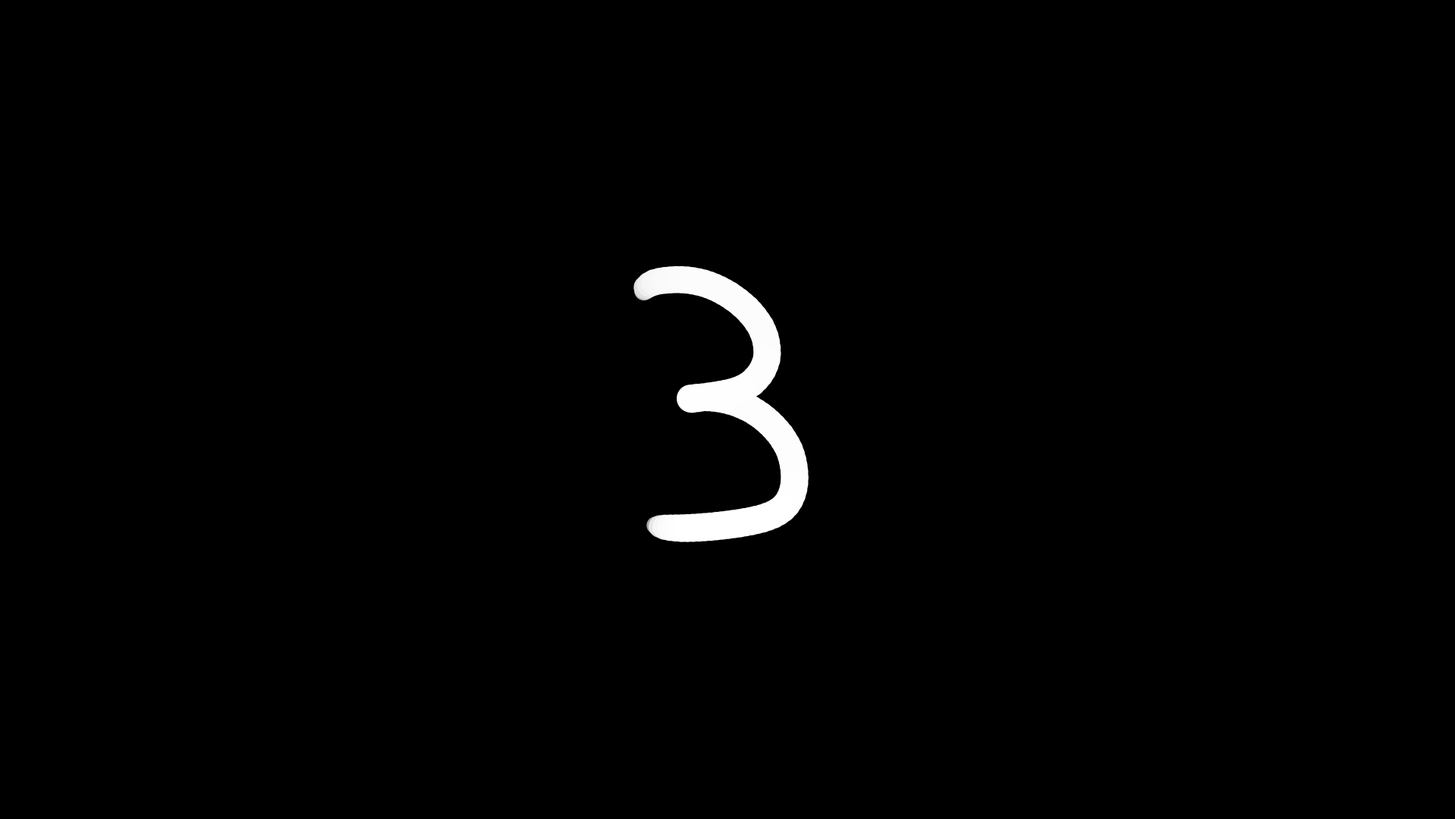
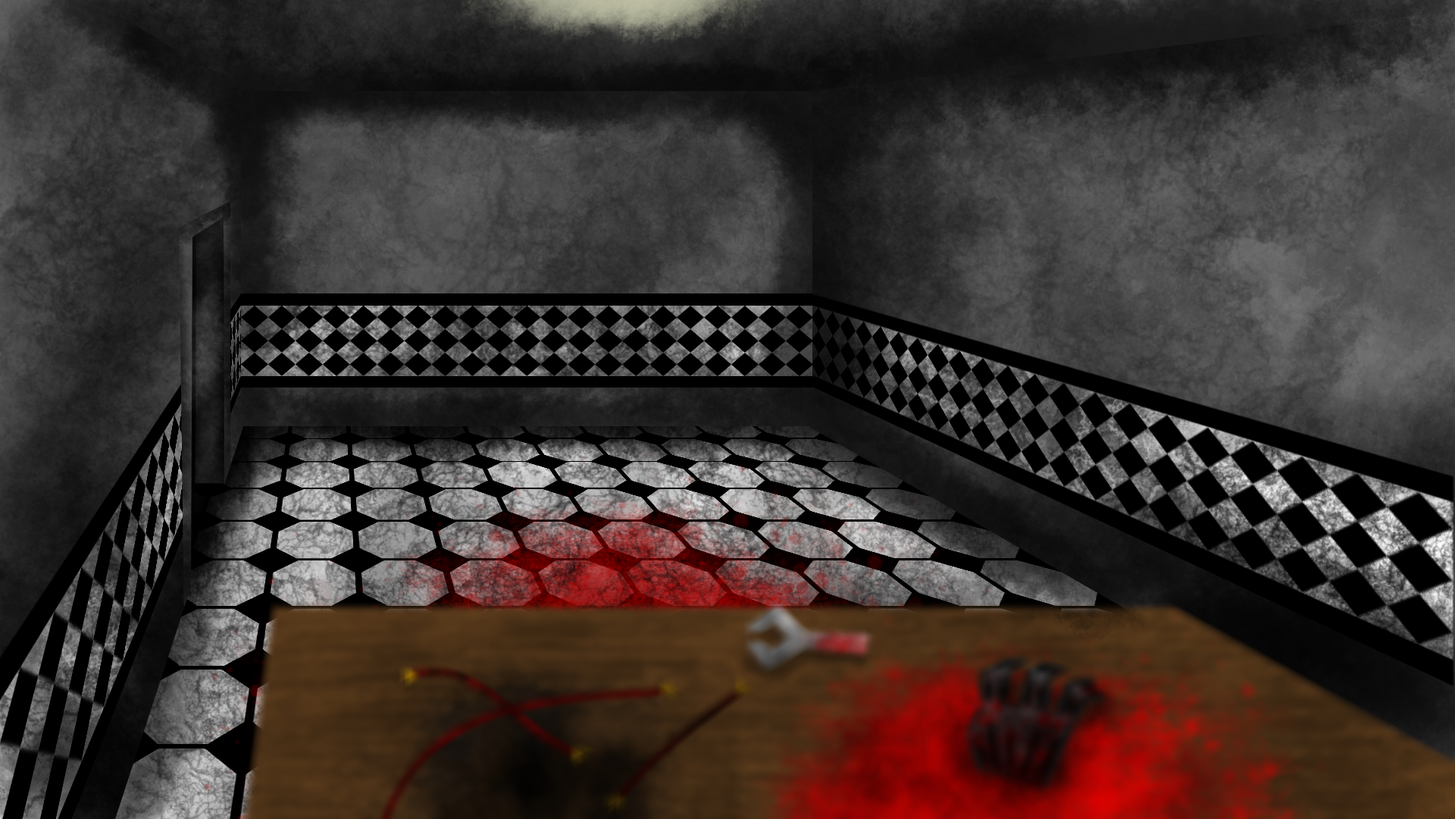
Revision of a layered 1455×819 image; what changed, layer by layer:
added layer "Paint Layer 28" (70%) above "Copy of detalhes Merged" over [0,0,1455,819]
added group "paredeMeio" with 10 layers above "paredeEsqyerda" over [48,0,1068,680]
added group "sujeira" (1st of 3, in "paredeMeio") with 2 layers in group "paredeMeio" over [48,0,1068,680]
added layer "Paint Layer 26" (74%) in group "sujeira" over [48,0,1068,680]
moved "Paint Layer 1" (2nd of 5, in "paredeMeio") into group "paredeMeio", painted on it over [0,0,1455,819]
added group "paredeEsqyerda" with 16 layers above "paredeDireita" over [0,0,583,819]
added group "bordaSup e Parede" with 12 layers in group "paredeEsqyerda" over [0,0,583,819]
added group "sujeira" (2nd of 3, in "paredeEsqyerda" › "bordaSup e Parede") with 2 layers in group "bordaSup e Parede" over [0,0,583,819]
added group "paredeDireita" with 10 layers above "chao" over [533,0,1455,819]
added group "quadriculado" (3rd of 3, in "paredeDireita") with 5 layers in group "paredeDireita" over [679,145,1455,819]
added layer "Paint Layer 40" in group "quadriculado" over [679,145,1455,819]
added group "sujeira" (3rd of 3, in "paredeDireita") with 2 layers in group "paredeDireita" over [533,0,1455,819]
added layer "Paint Layer 32" (48%) in group "sujeira" over [679,0,1455,777]
added layer "Paint Layer 31" in group "sujeira" over [533,0,1455,819]
added layer "Paint Layer 2" (4th of 4, in "paredeDireita") in group "paredeDireita" over [773,1,1455,819]
added group "chao" with 4 layers above "teto" over [0,145,1455,819]
added layer "Paint Layer 33" in group "chao" over [0,291,1165,819]
added layer "Paint Layer 34" in group "chao" over [0,145,1262,819]
added layer "Paint Layer 1" (5th of 5, in "chao") in group "chao" over [0,339,1455,819]
added layer "Paint Layer 5" in group "chao" over [0,339,1455,819]
added group "teto" with 3 layers over [0,0,1455,819]
added layer "Paint Layer 4" in group "teto" over [0,0,1455,819]
…and 26 more changes (26 added)
